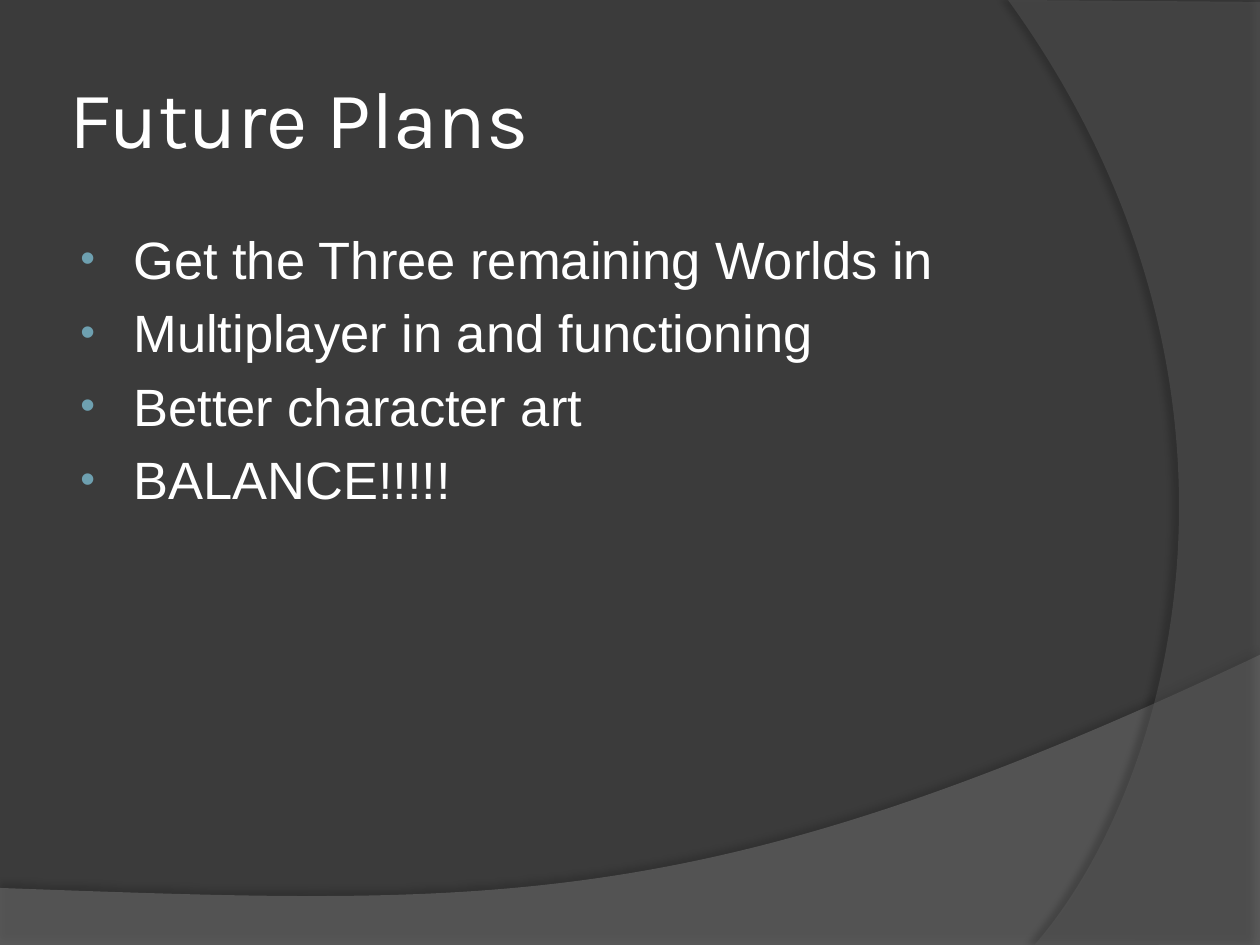
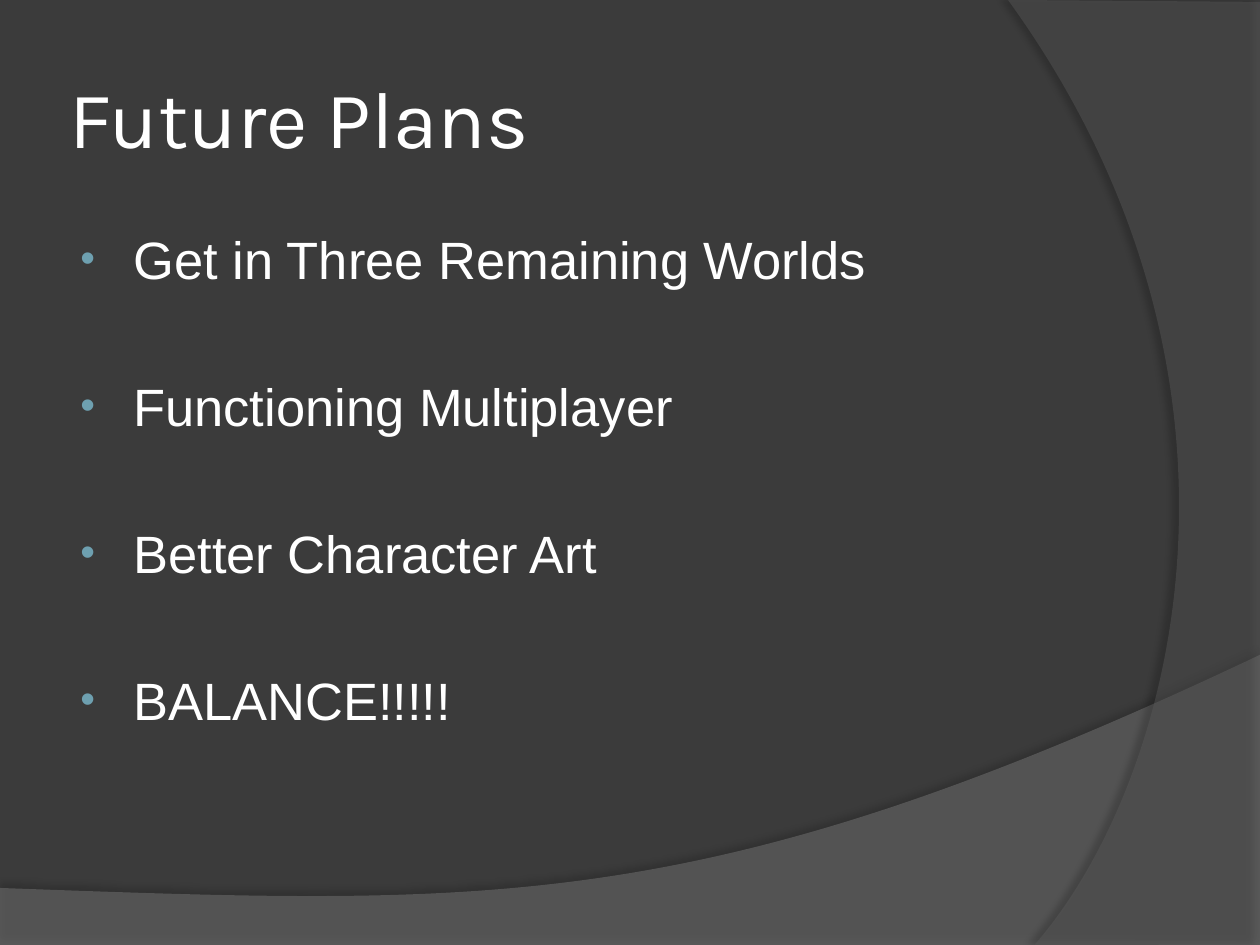
Before and after one commit to mattdude2489/Time-Warrior, a slide deck: slide 15 of Senior Project Files/Time Warrior.pptx. Drawn at 1260x945 pixels with LibreOffice and Linux fonts; fonts in the diff are those of the drawing. Boxes give left, top, right and bottom in pixels: in the first picture for what was removed or moved away, otherwise in the second. Text is boxed around its words. In the diff, an @@ line names an element or a change of style, - is before the commit and + after.

```diff
--- a/Senior Project Files/Time Warrior.pptx
+++ b/Senior Project Files/Time Warrior.pptx
@@ text at <box>133,241,866,574</box>: text changed @@
-• Get the Three remaining Worlds in
-• Multiplayer in and functioning
-• Better character art
+• Get in Three Remaining Worlds
+• Functioning Multiplayer
+• Better Character Art
```
Also in this commit, not shown: 11 other slides changed, 2 other files.
